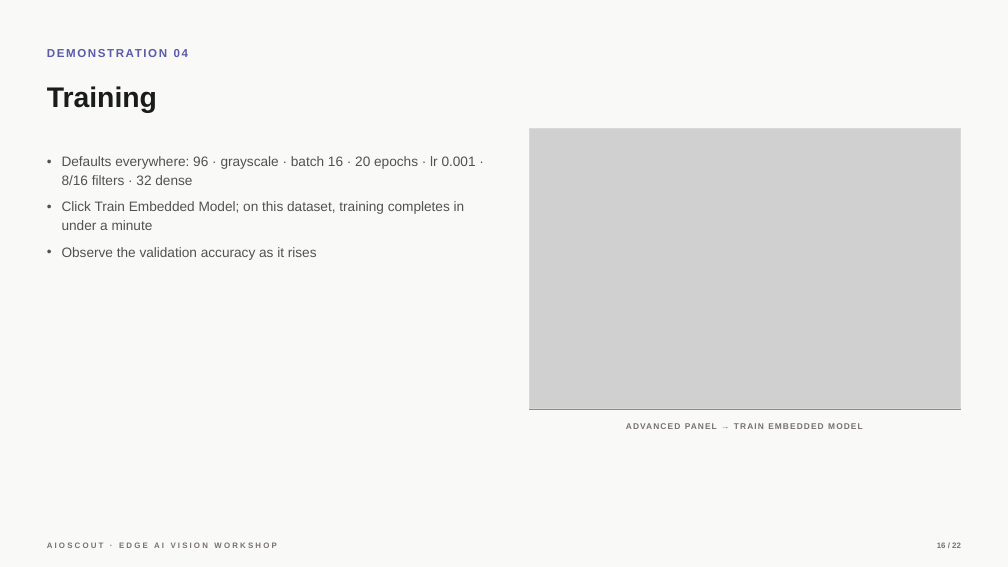
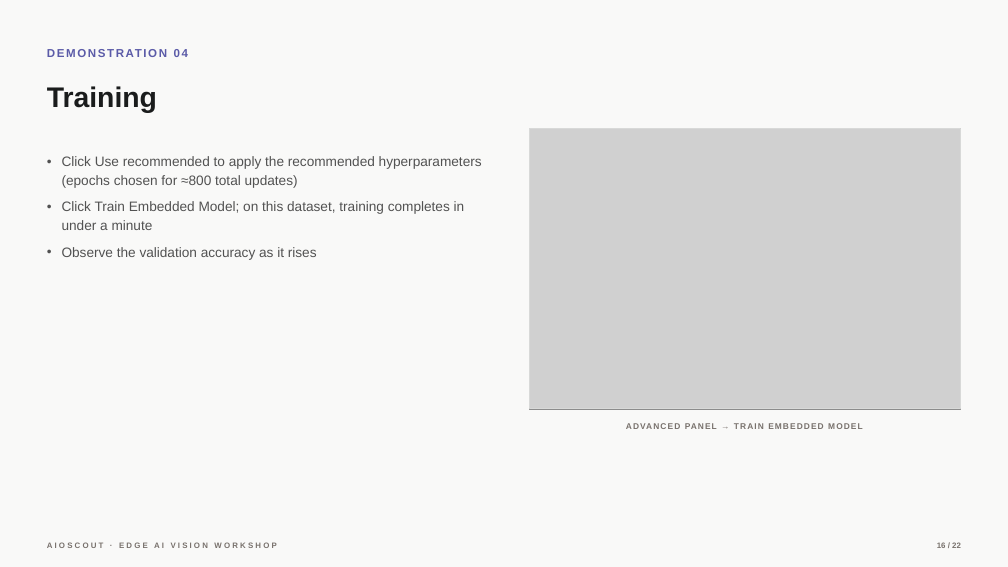
Before and after one commit to AIoScout/tutorial-materials, a slide deck: slide 16 of workshop/Edge_AI_Vision_Workshop_Slides.pptx. Drawn at 1008x567 pixels with LibreOffice and Linux fonts; fonts in the diff are those of the drawing; grey boxes stand for pictures. Boxes give left, top, right and bottom in pixels: in the first picture for what was removed or moved away, otherwise in the second. Text is boxed around its words. In the diff, an @@ line names an element or a change of style, - is before the commit and + after.

Commit message:
Complete manual rev. 2 sync in workshop materials (Use recommended button)
- Pre-lab §2.6: one paragraph on the Use recommended button and its
  ~800-total-updates epoch choice
- Lab manual Part E1: Use recommended as the primary starting point,
  manual defaults table kept as the alternative
- Lesson slides: hyperparameter card now leads with Use recommended;
  training-demo bullet updated (was 'Defaults everywhere'); deploy-demo
  gains the serial-commands bullet (get ood / set ood defaults)
- Regenerated prelab.docx, labmanual.docx, and the Canva-ready pptx

```diff
--- a/workshop/Edge_AI_Vision_Workshop_Slides.pptx
+++ b/workshop/Edge_AI_Vision_Workshop_Slides.pptx
@@ text at box(62, 156, 482, 188): text changed @@
-• Defaults everywhere: 96 · grayscale · batch 16 · 20 epochs · lr 0.001 · 8/16 filters · 32 dense
+• Click Use recommended to apply the recommended hyperparameters (epochs chosen for ≈800 total updates)
```
Also in this commit, not shown: 2 other slides changed, 7 other files.
